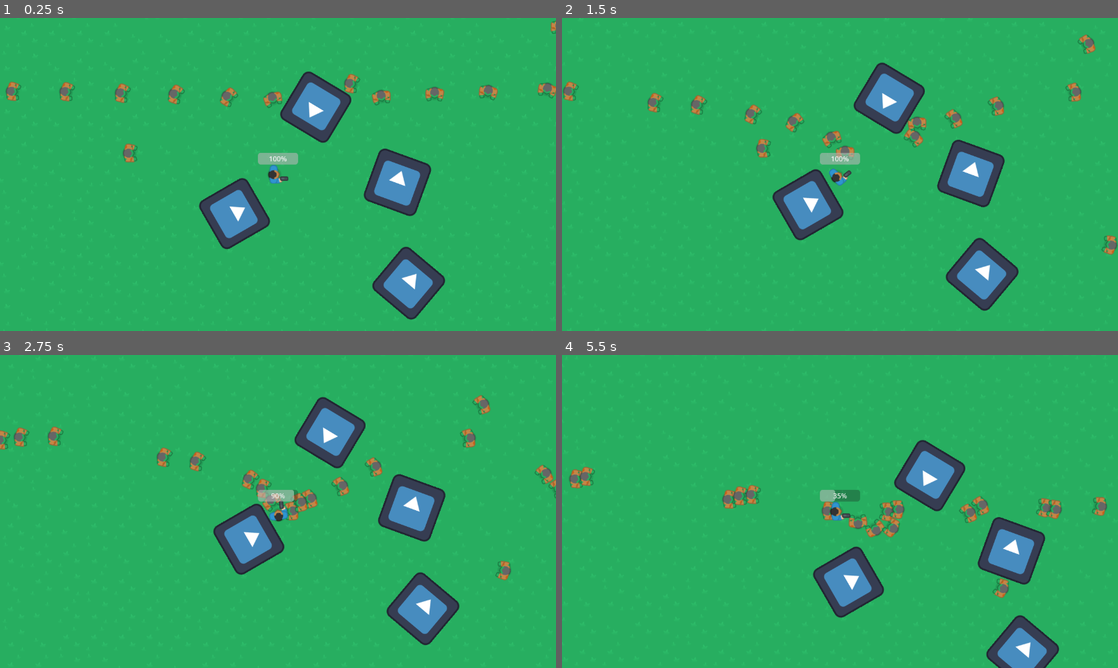
Above: before the commit, frames 1-4 (two rows, left to right).
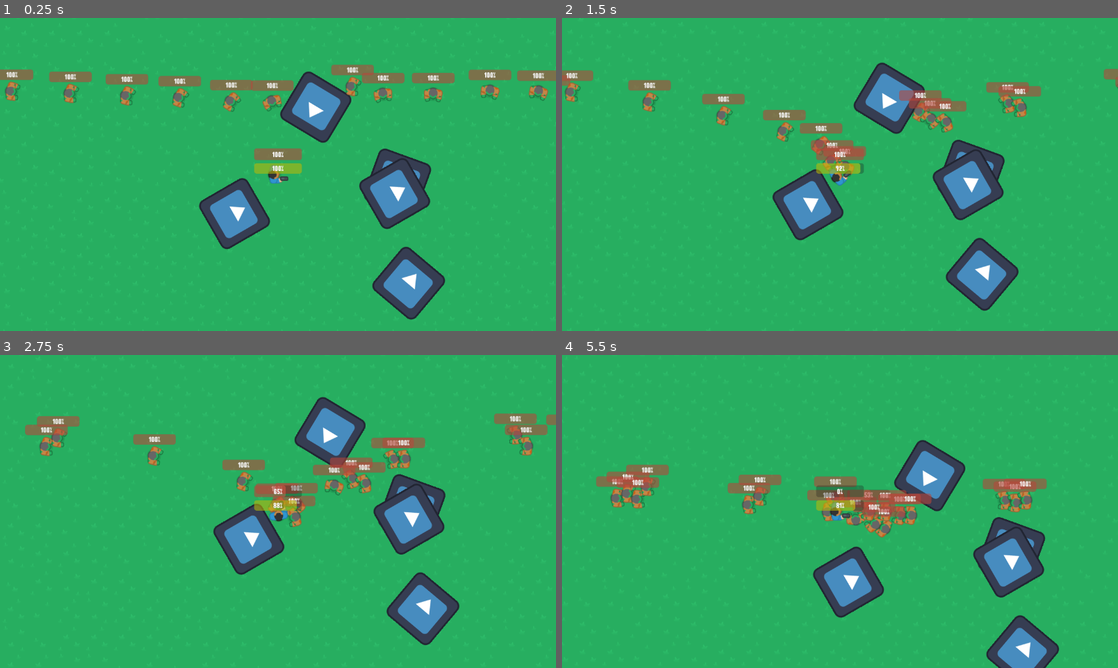
Above: after the commit, the same moments.

Repository: Coder2195Text/zomb
Game: Godot game, scene res://scenes/game_scene.tscn
Two runs of this game, one before a commit and one after it. Both use one fixed random seed, a clock stepped at 60 frames per second and the inputs below. The engine's default icon, where the game draws it, is replaced by a stand-in: a white triangle on a blue panel in a dark square.
Inputs (mouse positions are in pixels of both pictures, inside the frame that each line leads up to):
- Up to frame 1 (0.25 s): no input
- Up to frame 2 (1.5 s): move the mouse to (962, 158) at 0.52 s; hold D (right) 0.53-1.28 s; hold Shift (sprint) 0.53-1.28 s; click (962, 158) at 0.6 s; move the mouse to (728, 190) at 1.27 s; hold S (down) from 1.28 s (still down); tap Shift (sprint) at 1.35 s
- Up to frame 3 (2.75 s): click (166, 527) at 1.55 s; move the mouse to (333, 442) at 2.02 s; release S (down) at 2.03 s; hold D (right) from 2.03 s (still down); hold Shift (sprint) from 2.03 s (still down); click (333, 442) at 2.1 s
- Up to frame 4 (5.5 s): move the mouse to (812, 574) at 2.77 s; release D (right) at 2.78 s; release Shift (sprint) at 2.78 s; hold W (up) 2.78-3.53 s; tap Shift (sprint) at 2.85, 4.35 s; click (812, 574) at 3.05 s; move the mouse to (1006, 558) at 3.52 s; hold Shift (sprint) 3.53-4.28 s; hold A (left) 3.53-5.03 s; click (1006, 558) at 3.6 s; move the mouse to (673, 464) at 4.27 s; click (673, 464) at 4.55 s; move the mouse to (867, 511) at 5.02 s; hold S (down) from 5.03 s (still down); hold Shift (sprint) from 5.03 s (still down); click (867, 511) at 5.1 s

The runs differ from the first frame. In frame 1, 6.1% of the frame differs, in the area x 0-100%, y 0-68%; in frame 2, 6.5%; in frame 3, 6.8%; in frame 4, 6.9%, in the area x 1-98%, y 35-78%.

Commit message:
commit home

Diff:
--- a/project.godot
+++ b/project.godot
@@ -22,6 +22,11 @@
 window/size/mode=3
 window/stretch/mode="viewport"
 window/stretch/aspect="expand"
+
+[gui]
+
+theme/custom="res://theme.tres"
+theme/custom_font="res://fonts/mightly_souly.ttf"
 
 [input]
 
--- a/scenes/game_scene.tscn
+++ b/scenes/game_scene.tscn
@@ -3,7 +3,7 @@
 [ext_resource type="PackedScene" uid="uid://hewsyrsjorjh" path="res://sprites/game_scene/player.tscn" id="1_7fx2t"]
 [ext_resource type="Script" path="res://src/scenes/game_scene.gd" id="1_770wg"]
 [ext_resource type="Texture2D" uid="uid://dxn33gagcudqg" path="res://icon.svg" id="3_cjb2d"]
-[ext_resource type="PackedScene" uid="uid://ccbjut34hmvx0" path="res://sprites/game_scene/zombie.tscn" id="4_cr0kw"]
+[ext_resource type="PackedScene" uid="uid://by1x50o2g8532" path="res://sprites/game_scene/gui.tscn" id="4_lbpxj"]
 
 [sub_resource type="PhysicsMaterial" id="PhysicsMaterial_caljr"]
 
@@ -11,13 +11,10 @@
 size = Vector2(127.254, 128.058)
 
 [sub_resource type="NavigationPolygon" id="NavigationPolygon_haj8k"]
-vertices = PackedVector2Array(389, -35, 1591, -1341, 1544, 960, 426, 239, 328, 132, 209, -185, 222, -96, 290, 125, 161, 71, 21, 122, 176, 261, -1029, 975, -133, 211, 118, -33, -998, -1278, 57, -277, -221, 58, -67, -31, -34, -125, 311, 375)
-polygons = Array[PackedInt32Array]([PackedInt32Array(0, 1, 2, 3, 4), PackedInt32Array(5, 0, 6), PackedInt32Array(4, 3, 7), PackedInt32Array(8, 4, 7), PackedInt32Array(9, 8, 7, 10, 11, 12), PackedInt32Array(13, 5, 6, 8), PackedInt32Array(14, 1, 0, 5), PackedInt32Array(14, 5, 15), PackedInt32Array(11, 14, 15, 16), PackedInt32Array(13, 8, 9, 17, 18), PackedInt32Array(19, 3, 2), PackedInt32Array(19, 2, 11), PackedInt32Array(10, 19, 11), PackedInt32Array(16, 12, 11), PackedInt32Array(16, 15, 18), PackedInt32Array(16, 18, 17)])
-outlines = Array[PackedVector2Array]([PackedVector2Array(-1023, -1303, 1617, -1367, 1569, 985, -1055, 1001)])
 parsed_geometry_type = 1
 source_geometry_mode = 1
 source_geometry_group_name = &"walls"
-agent_radius = 25.0
+agent_radius = 21.0
 
 [node name="GameScene" type="Node2D"]
 script = ExtResource("1_770wg")
@@ -74,16 +71,9 @@
 position = Vector2(-0.126984, -0.0290108)
 shape = SubResource("RectangleShape2D_733h2")
 
-[node name="NavigationRegion2D" type="NavigationRegion2D" parent="."]
+[node name="NavRegion" type="NavigationRegion2D" parent="."]
 navigation_polygon = SubResource("NavigationPolygon_haj8k")
 
 [node name="Player" parent="." instance=ExtResource("1_7fx2t")]
 
-[node name="Zombie" parent="." instance=ExtResource("4_cr0kw")]
-position = Vector2(724, 207)
-
-[node name="Zombie2" parent="." instance=ExtResource("4_cr0kw")]
-position = Vector2(-367, -51)
-
-[node name="Zombie3" parent="." instance=ExtResource("4_cr0kw")]
-position = Vector2(669, -351)
+[node name="GUI" parent="." instance=ExtResource("4_lbpxj")]
--- a/sprites/game_scene/bullet.tscn
+++ b/sprites/game_scene/bullet.tscn
@@ -24,7 +24,7 @@
 collision_layer = 8
 collision_mask = 6
 
-[node name="Collision" type="CollisionShape2D" parent="Area"]
+[node name="CollisionArea" type="CollisionShape2D" parent="Area"]
 shape = SubResource("RectangleShape2D_dqwan")
 
 [connection signal="body_entered" from="Area" to="." method="body_enter"]
--- /dev/null
+++ b/sprites/game_scene/gui.tscn
@@ -0,0 +1,48 @@
+[gd_scene load_steps=3 format=3 uid="uid://by1x50o2g8532"]
+
+[ext_resource type="Script" path="res://src/sprites/game_scene/gui.gd" id="1_pw40t"]
+
+[sub_resource type="StyleBoxFlat" id="StyleBoxFlat_xmso2"]
+content_margin_left = 2.0
+content_margin_top = 2.0
+content_margin_right = 2.0
+content_margin_bottom = 2.0
+bg_color = Color(1, 1, 0, 0.4)
+corner_radius_top_left = 6
+corner_radius_top_right = 6
+corner_radius_bottom_right = 6
+corner_radius_bottom_left = 6
+corner_detail = 6
+
+[node name="GUI" type="CanvasLayer"]
+script = ExtResource("1_pw40t")
+
+[node name="Control" type="Control" parent="."]
+layout_mode = 3
+anchors_preset = 0
+offset_right = 1280.0
+offset_bottom = 720.0
+
+[node name="Health" type="ProgressBar" parent="Control"]
+layout_mode = 1
+anchors_preset = 8
+anchor_left = 0.5
+anchor_top = 0.5
+anchor_right = 0.5
+anchor_bottom = 0.5
+offset_left = -55.0
+offset_top = -60.5
+offset_right = 55.0
+offset_bottom = -33.5
+grow_horizontal = 2
+grow_vertical = 2
+value = 100.0
+
+[node name="Stamina" type="ProgressBar" parent="Control"]
+layout_mode = 0
+offset_left = 585.0
+offset_top = 334.0
+offset_right = 695.0
+offset_bottom = 358.0
+theme_override_styles/fill = SubResource("StyleBoxFlat_xmso2")
+value = 100.0
--- a/sprites/game_scene/player.tscn
+++ b/sprites/game_scene/player.tscn
@@ -23,10 +23,3 @@
 
 [node name="Camera" type="Camera2D" parent="."]
 z_as_relative = false
-
-[node name="Health" type="ProgressBar" parent="."]
-offset_left = -46.0
-offset_top = -60.0
-offset_right = 46.0
-offset_bottom = -33.0
-value = 100.0
--- a/sprites/game_scene/zombie.tscn
+++ b/sprites/game_scene/zombie.tscn
@@ -5,7 +5,7 @@
 
 [sub_resource type="CapsuleShape2D" id="CapsuleShape2D_bf1xa"]
 radius = 11.0
-height = 46.0
+height = 40.0
 
 [sub_resource type="RectangleShape2D" id="RectangleShape2D_s65yx"]
 size = Vector2(21, 37)
@@ -37,5 +37,14 @@
 wait_time = 0.5
 autostart = true
 
+[node name="Health" type="ProgressBar" parent="."]
+z_index = 100
+offset_left = -49.0
+offset_top = -52.0
+offset_right = 49.0
+offset_bottom = -28.0
+step = 2.08165e-12
+rounded = true
+
 [connection signal="timeout" from="Timer" to="." method="try_hit"]
 [connection signal="timeout" from="Timer" to="Timer" method="start"]
--- a/src/scenes/game_scene.gd
+++ b/src/scenes/game_scene.gd
@@ -2,6 +2,8 @@
 
 const Grass = preload ("res://sprites/game_scene/grass.tscn");
 const ZombieScene = preload ("res://sprites/game_scene/zombie.tscn");
+
+var last_pos = Vector2(0, 0);
 
 func _ready():
   for x in range( - 12, 12):
@@ -14,3 +16,28 @@
     var zombie = ZombieScene.instantiate();
     zombie.position = Vector2(x * 128, -200);
     add_child(zombie);
+
+  for i in range(0, 50):
+    var body = $StaticBody2D.duplicate();
+    body.position = Vector2(randf_range( - 2000, 2000), randf_range( - 2000, 2000));
+    add_child(body);
+
+  regen_nav_map();
+
+func regen_nav_map():
+  var map: NavigationRegion2D = $NavRegion;
+  var pos = $Player.position;
+  var polygon = map.navigation_polygon;
+  polygon.clear();
+  polygon.add_outline([pos + Vector2( - 3000, -3000), pos + Vector2(3000, -3000), pos + Vector2(3000, 3000), pos + Vector2( - 3000, 3000)]);
+
+  map.navigation_polygon = polygon;
+
+  map.bake_navigation_polygon();
+
+func _process(_delta):
+  var pos = $Player.position;
+
+  if (pos.distance_to(last_pos) > 500):
+    regen_nav_map();
+    last_pos = pos;
--- a/src/sprites/game_scene/bullet.gd
+++ b/src/sprites/game_scene/bullet.gd
@@ -3,11 +3,15 @@
 static var BulletScene = preload ("res://sprites/game_scene/bullet.tscn");
 
 var creator = null;
+var damage = 60;
 
-static func create(node: Node2D, offset=Vector2(0, 0)):
+static func create(node: Node2D, offset=Vector2(0, 0), dmg=60):
+
   var this = BulletScene.instantiate();
   if this is Bullet:
     this.creator = node;
+
+  this.damage = dmg;
 
   this.position = node.position + offset.rotated(node.rotation);
   this.rotation = node.rotation;
@@ -18,10 +22,10 @@
   pass # Replace with function body.
 
 # Called every frame. 'delta' is the elapsed time since the previous frame.
-func _process(delta):
+func _process(_delta):
   pass
 
-func _physics_process(delta):
+func _physics_process(_delta):
   # Move the bullet in direction
   velocity = Vector2(1, 0).rotated(rotation) * 1000;
 
@@ -33,5 +37,5 @@
   if body is StaticBody2D:
     queue_free();
   elif body is Zombie:
-    body.queue_free();
+    body.damage(damage);
     queue_free();
--- /dev/null
+++ b/src/sprites/game_scene/gui.gd
@@ -0,0 +1,7 @@
+class_name GUI extends CanvasLayer
+
+func set_health(health: float):
+  $Control/Health.value = health;
+
+func set_stamina(stamina: float):
+  $Control/Stamina.value = stamina;
--- a/src/sprites/game_scene/player.gd
+++ b/src/sprites/game_scene/player.gd
@@ -4,6 +4,7 @@
 const TURN_SPEED = 7.5;
 
 var health = 100.0;
+var stamina = 100.0;
 
 func _physics_process(delta):
   var turn = Input.get_axis("left", "right");
@@ -11,17 +12,28 @@
 
   var move = Input.get_axis("down", "up");
   var sprint = Input.get_action_strength("sprint") + 1.0;
+  if stamina > 0&&sprint > 1.0:
+    stamina -= delta * 10;
+  else:
+    stamina += delta * 5;
+    sprint = 1.0;
+
+  if stamina > 100:
+    stamina = 100;
+
+  if stamina < 0:
+    stamina = 0;
+
+  (get_node("/root/GameScene/GUI") as GUI).set_stamina(stamina);
+
   velocity = Vector2(move * SPEED * delta * sprint, 0).rotated(rotation);
 
   if Input.is_action_just_pressed("fire"):
     var bullet = Bullet.create(self, Vector2(17, 9));
     get_parent().add_child(bullet);
 
-  $Health.global_position = self.global_position + Vector2( - $Health.size.x / 2, -50);
-  $Health.rotation = -rotation;
-
   move_and_slide();
 
 func damage(dmg: float):
   health -= dmg;
-  $Health.value = health;
+  (get_node("/root/GameScene/GUI") as GUI).set_health(health);
--- a/src/sprites/game_scene/zombie.gd
+++ b/src/sprites/game_scene/zombie.gd
@@ -1,13 +1,18 @@
 class_name Zombie extends CharacterBody2D
 
-var movement_speed: float = randf_range(80.0, 140.0);
-var movement_target_position: Vector2 = Vector2(60.0, 180.0);
+var movement_speed: float = randf_range(80.0, 200.0);
+var movement_target_position: Vector2 = Vector2(50.0, 180.0);
+var max_health: float = randi_range(80, 140);
+
+var health: float = max_health;
 
 var duration = 0.0;
 
 @onready var navigation_agent: NavigationAgent2D = $NavigationAgent2D
 
 func _ready():
+  $Health.max_value = max_health;
+  set_physics_process(false);
   # These values need to be adjusted for the actor's speed
   # and the navigation layout.
   navigation_agent.path_desired_distance = 4.0
@@ -22,15 +27,13 @@
 
   # Now that the navigation map is no longer empty, set the movement target.
   set_movement_target(movement_target_position)
+  set_physics_process(true)
 
 func set_movement_target(movement_target: Vector2):
   navigation_agent.target_position = movement_target
 
 func _physics_process(delta):
-  if !navigation_agent.is_node_ready(): return ;
   set_movement_target(get_tree().get_root().get_node("GameScene/Player").position);
-  if navigation_agent.is_navigation_finished():
-    return ;
 
   var current_agent_position: Vector2 = global_position
   var next_path_position: Vector2 = navigation_agent.get_next_path_position()
@@ -43,6 +46,15 @@
   velocity = direction * movement_speed;
   move_and_slide();
 
+  $Health.value = health;
+  $Health.global_position = self.global_position + Vector2( - $Health.size.x / 2, -50);
+  $Health.rotation = -rotation;
+
+func damage(dmg: float):
+  health -= dmg;
+  if health <= 0:
+    queue_free();
+
 func try_hit():
   var hit = $Area.get_overlapping_bodies()
   for body in hit:
--- /dev/null
+++ b/theme.tres
@@ -0,0 +1,20 @@
+[gd_resource type="Theme" load_steps=3 format=3 uid="uid://bq4jlm71o6e0r"]
+
+[ext_resource type="FontFile" uid="uid://b7nhaqxg52rfq" path="res://fonts/mightly_souly.ttf" id="1_hmvbq"]
+
+[sub_resource type="StyleBoxFlat" id="StyleBoxFlat_x3csn"]
+content_margin_left = 2.0
+content_margin_top = 2.0
+content_margin_right = 2.0
+content_margin_bottom = 2.0
+bg_color = Color(1, 0.351989, 0.285134, 0.4)
+corner_radius_top_left = 6
+corner_radius_top_right = 6
+corner_radius_bottom_right = 6
+corner_radius_bottom_left = 6
+corner_detail = 6
+
+[resource]
+Fonts/fonts/large = ExtResource("1_hmvbq")
+Fonts/fonts/normal = ExtResource("1_hmvbq")
+ProgressBar/styles/fill = SubResource("StyleBoxFlat_x3csn")
Binary file added: fonts/mightly_souly.ttf
Not shown, added: fonts/mightly_souly.ttf.import
Binary file changed: images/particles/bullet.png
